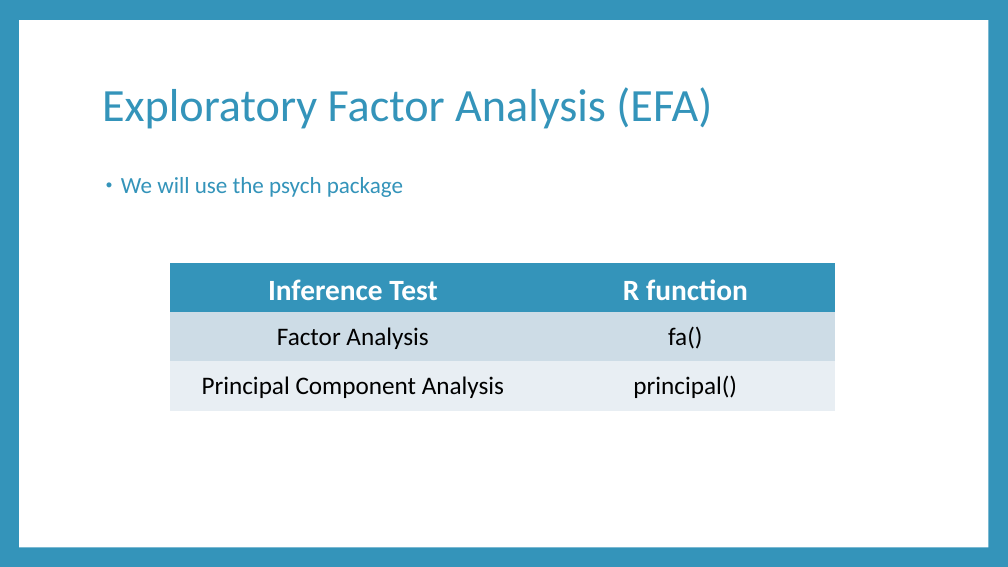
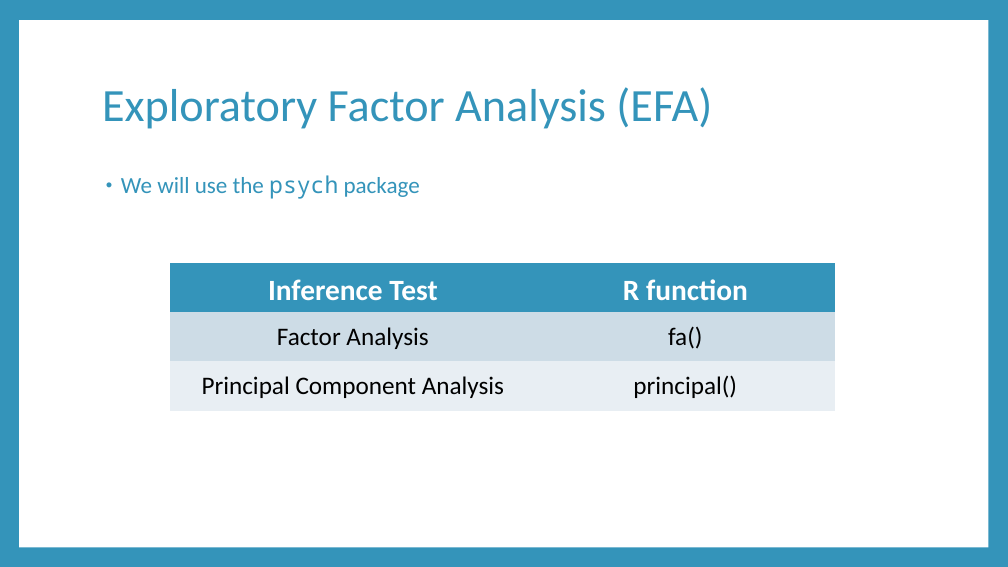
Before and after one commit to RandiLGarcia/datic-intro-to-r, a slide deck: slide 23 of docs/Day 2 Slides.pptx (slide 16 before the commit). Drawn at 1008x567 pixels with LibreOffice and Linux fonts; fonts in the diff are those of the drawing. Boxes give left, top, right and bottom in pixels: in the first picture for what was removed or moved away, otherwise in the second. Text is boxed around its words. In the diff, an @@ line names an element or a change of style, - is before the commit and + after.

```diff
--- a/docs/Day 2 Slides.pptx
+++ b/docs/Day 2 Slides.pptx
@@ text "We will use the psych ..." at [121, 175, 420, 199]: font Calibri to Noto Sans Mono in "psych" @@
```
Also in this commit, not shown: 9 other slides changed, 9 slides added, 1 slide removed, 58 other files.
